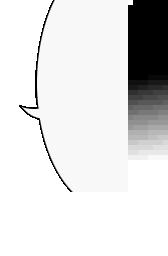
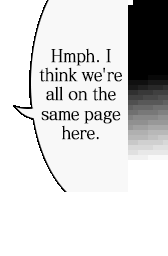
Layered file, before and after one edit (168x256). Changes by layer:
added layer "Hmph. I think we're all on the same page here." above "Layer 1" over (39, 48, 122, 140)
painted on "Layer 1" over (45, 0, 114, 192)
painted on "Layer 0" over (13, 0, 92, 192)
